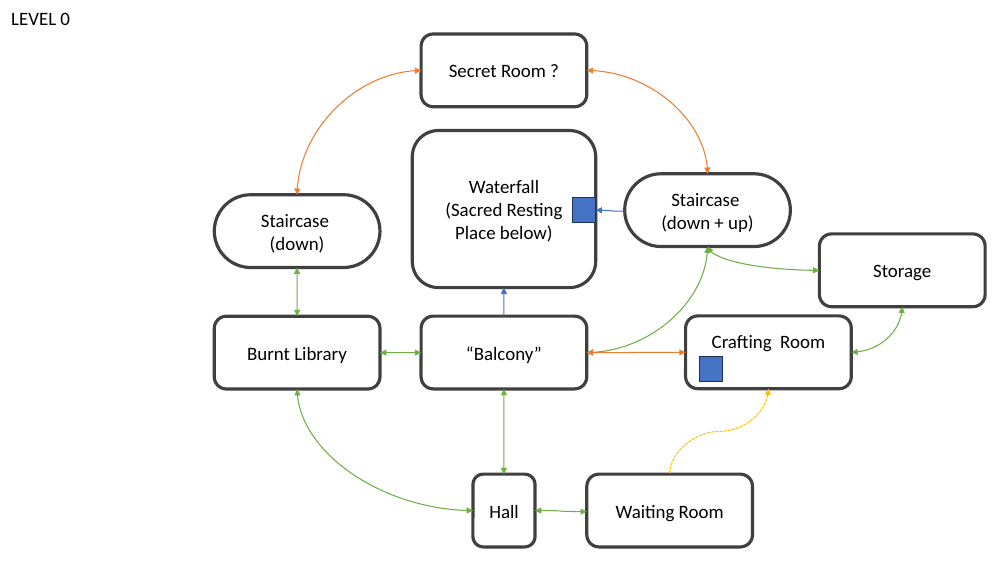
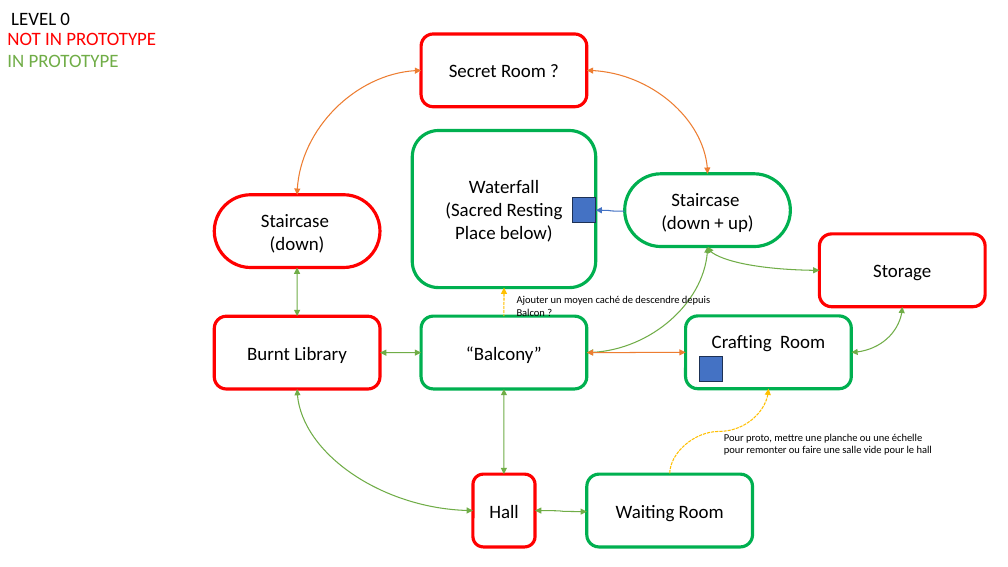
Before and after one commit to Tchetchouille/ijo-musi, a slide deck: slide 3 of Design Documents/Space/Temple Plan V1.pptx (slide 4 before the commit). Drawn at 1008x567 pixels with LibreOffice and Linux fonts; fonts in the diff are those of the drawing. Boxes give left, top, right and bottom in pixels: in the first picture for what was removed or moved away, otherwise in the second. Text is boxed around its words. In the diff, an @@ line names an element or a change of style, - is before the commit and + after.

```diff
--- a/Design Documents/Space/Temple Plan V1.pptx
+++ b/Design Documents/Space/Temple Plan V1.pptx
@@ text added at <box>7,32,156,45</box>, 18 pt, text #FF0000 @@
+NOT IN PROTOTYPE
@@ text added at <box>7,54,119,67</box>, 18 pt, text #70AD47 @@
+IN PROTOTYPE
@@ outline #404040 3 pt to #FF0000 3 pt in 5 elements at <box>473,474,535,547</box>, <box>214,316,380,389</box>, <box>214,195,380,268</box>, <box>820,234,985,306</box>, <box>421,34,587,107</box> @@
@@ curved arrow moved from (504, 316) - (504, 287) to (504, 287) - (504, 316) @@
@@ curved arrow (504, 287) - (504, 316): stroke #4472C4 1 pt to #FFC000 1 pt dashed; arrowheads changed @@
@@ text added at <box>517,295,710,319</box>, 10 pt, text #000000 @@
+Ajouter un moyen caché de descendre depuis Balcon ?
@@ outline #404040 3 pt to #00B050 3 pt in 5 elements at <box>412,131,596,288</box>, <box>587,474,752,547</box>, <box>421,316,587,389</box>, <box>625,174,790,247</box>, <box>686,316,851,389</box> @@
@@ text added at <box>724,433,932,455</box>, 10 pt, text #000000 @@
+Pour proto, mettre une planche ou une échelle pour remonter ou faire une salle vide pour le hall
```
Also in this commit, not shown: 4 other slides changed, 1 slide removed, 20 other files.
